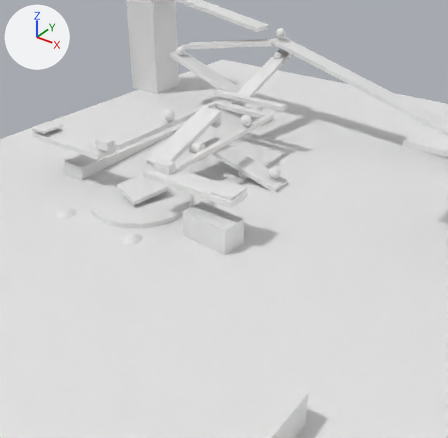
The Blender file master.blend: old version first, new version second.
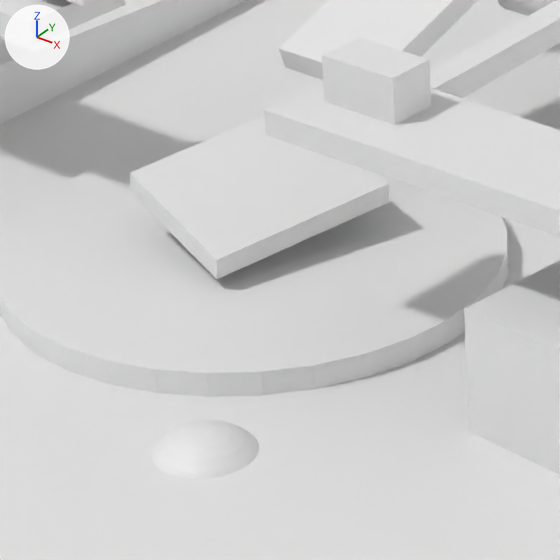
Each version appears first from a 50 mm camera at (14.34, -38.11, 23.67) aimed at (-11.34, -3.38, -0.56), and next in a close-up on the part from 20% to 45% of the width and 34% to 59% of the height. Arrows for +X, +Y and +Z are at upper left; the lights stay in place. Both versions are drawn at frame 188 of the action 'ToastAction'; the numbers are the values there.

Objects in the first close-up: 'Car', 'HammerRamp2', 'Launch button.001', 'Plate', 'Ramp.003', 'Seesaw cheese', 'Seesaw ham', 'Seesaw toast', 'Table', 'Toast', 'Weight1'.
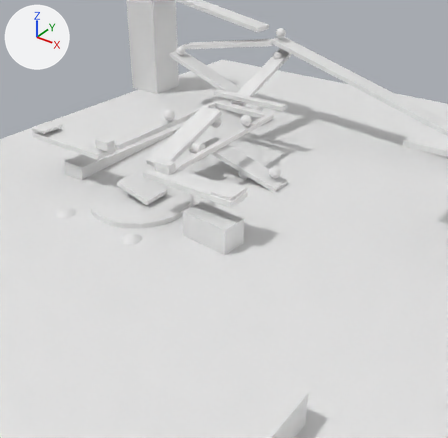
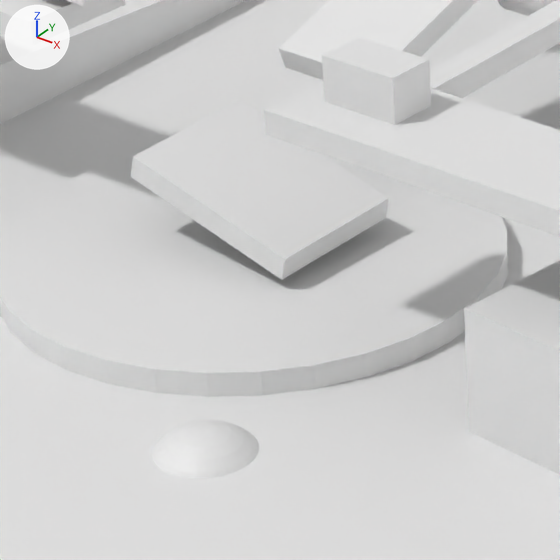
What differs and where, as boxes (x1, y1, x2, y2) in the close-ups (560 x 560 px):
'Toast', turned
    before: (130, 116, 389, 279)
    after: (131, 100, 389, 280)

What the commit changed:
Object 'Toast' (ob_toast) turns from (-95, -15, 167) to (-75, -1.7, 90) degrees about x, y and z.
